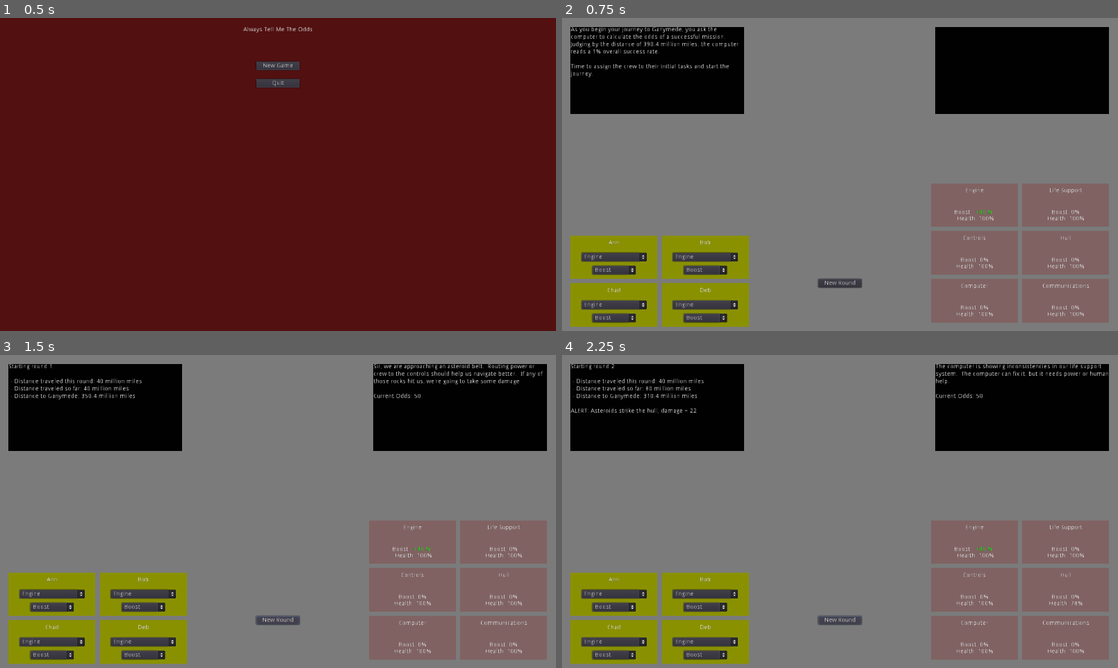
Above: before the commit, frames 1-4 (two rows, left to right).
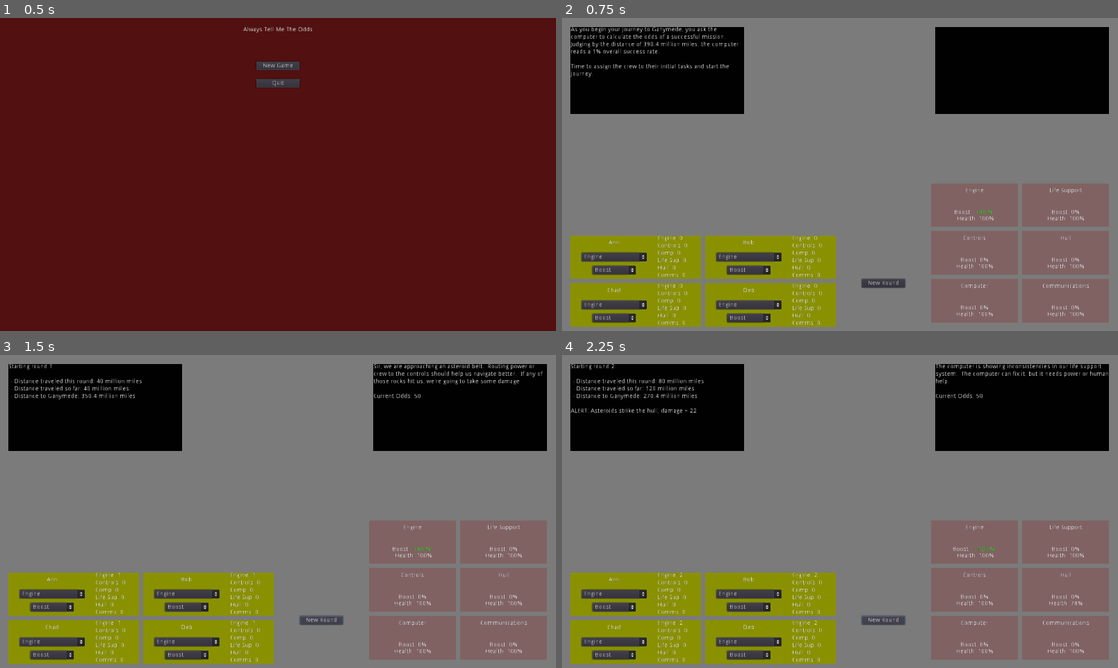
Above: after the commit, the same moments.

Repository: cparlette/alwaystellmetheodds
Game: Godot game, scene res://MainMenu.tscn
The game is run twice, just before and just after one commit, with the same random seed, the same clock (stepped at 60 frames per second) and the same inputs.
Inputs:
- Up to frame 1 (0.5 s): no input
- Up to frame 2 (0.75 s): click "New Game" at 0.5 s
- Up to frame 3 (1.5 s): click "New Round" at 1.25 s
- Up to frame 4 (2.25 s): click "New Round" at 2 s

Frame 1 is identical in both runs. In frame 2, 6.8% of the frame differs, in the area x 17-62%, y 69-99%; in frame 3, 6.8%; in frame 4, 6.9%, in the area x 14-78%, y 7-99%.

Commit message:
Added XP and levels to crew, use this for bonuses and repair

Diff:
--- a/Crew.gd
+++ b/Crew.gd
@@ -13,6 +13,9 @@
 
 var moduleAssigned = 0
 var taskAssigned = 0
+var xp = {0: 0, 1: 0, 2: 0, 3: 0, 4: 0, 5: 0}
+var level = {0: 0, 1: 0, 2: 0, 3: 0, 4: 0, 5: 0}
+
 
 signal crew_AssignmentChanged
 
@@ -37,3 +40,21 @@
 func _on_TaskOption_item_selected(index):
 	taskAssigned = index
 	emit_signal("crew_AssignmentChanged")
+
+func raiseXP(xpGained):
+	xp[moduleAssigned] += xpGained
+	if xp[moduleAssigned] >= globals.xpLevels[level[moduleAssigned] + 1]:
+		level[moduleAssigned] += 1
+	updateCrewUI()
+
+func updateCrewUI():
+	var newCrewUItext = "Engine: " + str(level[0]) + "\n"
+	newCrewUItext += "Controls: " + str(level[1]) + "\n"
+	newCrewUItext += "Comp: " + str(level[2]) + "\n"
+	newCrewUItext += "Life Sup: " + str(level[3]) + "\n"
+	newCrewUItext += "Hull: " + str(level[4]) + "\n"
+	newCrewUItext += "Comms: " + str(level[5]) + "\n"
+	$XPLevel.text = newCrewUItext
+
+func getLevel(moduleID):
+	return level[moduleID]
--- a/Crew.tscn
+++ b/Crew.tscn
@@ -3,7 +3,7 @@
 [ext_resource path="res://Crew.gd" type="Script" id=1]
 
 [node name="Crew" type="Control"]
-margin_right = 200.0
+margin_right = 300.0
 margin_bottom = 100.0
 script = ExtResource( 1 )
 __meta__ = {
@@ -46,5 +46,16 @@
 text = "Boost"
 items = [ "Boost", null, false, 0, null, "Repair", null, false, 1, null ]
 selected = 0
+
+[node name="XPLevel" type="Label" parent="."]
+margin_left = 200.0
+margin_right = 300.0
+margin_bottom = 100.0
+text = "0: 0
+1: 0
+2: 0
+3: 0
+4: 0
+5: 0"
 [connection signal="item_selected" from="ModuleOption" to="." method="_on_ModuleOption_item_selected"]
 [connection signal="item_selected" from="TaskOption" to="." method="_on_TaskOption_item_selected"]
--- a/Game.gd
+++ b/Game.gd
@@ -17,6 +17,7 @@
 		child.connect("game_over", self, "gameOver")
 	for person in $Crew.get_children():
 		person.connect("crew_AssignmentChanged", self, "newCrewModuleAssigned")
+		person.updateCrewUI()
 	newCrewModuleAssigned()
 	#updatePower()
 	var initialText = "As you begin your journey to " + globals.destinationMoon
@@ -53,6 +54,11 @@
 				module.health = 100
 		module.updateModuleUI()
 	$NewRoundOutput/OutputText.text = newText
+	# Add xp to crew
+	for person in $Crew.get_children():
+		person.raiseXP(5)
+	# update everything after XP given
+	newCrewModuleAssigned()
 	# get a new event
 	var randomEventNumber = rng.randi_range(0,globals.randomEvents.size() - 1)
 	currentEvent = globals.randomEvents[randomEventNumber]
@@ -90,10 +96,11 @@
 		module.repair = 0
 	for person in $Crew.get_children():
 		var changedModule = $Modules.get_child(person.moduleAssigned)
+		var changeAmount = (10 * (person.getLevel(person.moduleAssigned) + 1))
 		if person.taskAssigned == 0:
-			changedModule.boost += 10
+			changedModule.boost += changeAmount
 		elif person.taskAssigned == 1:
-			changedModule.repair += 10
+			changedModule.repair += changeAmount
 	for module in $Modules.get_children():
 		module.updateModuleUI()
 	calculateDistanceThisRound()
--- a/Game.tscn
+++ b/Game.tscn
@@ -66,32 +66,32 @@
 }
 
 [node name="Ann" parent="Crew" instance=ExtResource( 4 )]
-rect_min_size = Vector2( 200, 100 )
+rect_min_size = Vector2( 300, 100 )
 
 [node name="Bob" parent="Crew" instance=ExtResource( 4 )]
-margin_left = 210.0
-margin_right = 410.0
-rect_min_size = Vector2( 200, 100 )
+margin_left = 310.0
+margin_right = 610.0
+rect_min_size = Vector2( 300, 100 )
 crewNameInput = 1
 
 [node name="Chad" parent="Crew" instance=ExtResource( 4 )]
 margin_top = 110.0
 margin_bottom = 210.0
-rect_min_size = Vector2( 200, 100 )
+rect_min_size = Vector2( 300, 100 )
 crewNameInput = 2
 
 [node name="Deb" parent="Crew" instance=ExtResource( 4 )]
-margin_left = 210.0
+margin_left = 310.0
 margin_top = 110.0
-margin_right = 410.0
+margin_right = 610.0
 margin_bottom = 210.0
-rect_min_size = Vector2( 200, 100 )
+rect_min_size = Vector2( 300, 100 )
 crewNameInput = 3
 
 [node name="NewRoundButton" type="Button" parent="."]
-margin_left = 590.0
+margin_left = 690.0
 margin_top = 600.0
-margin_right = 690.0
+margin_right = 790.0
 margin_bottom = 620.0
 text = "New Round"
 __meta__ = {
--- a/globals.gd
+++ b/globals.gd
@@ -18,6 +18,18 @@
 	Bob,
 	Chad,
 	Deb
+}
+
+const xpLevels = {
+	0: 0,
+	1: 5,
+	2: 10,
+	3: 15,
+	4: 20,
+	5: 40,
+	6: 100,
+	7: 200,
+	8: 500
 }
 
 var shipPowerMax = 10
